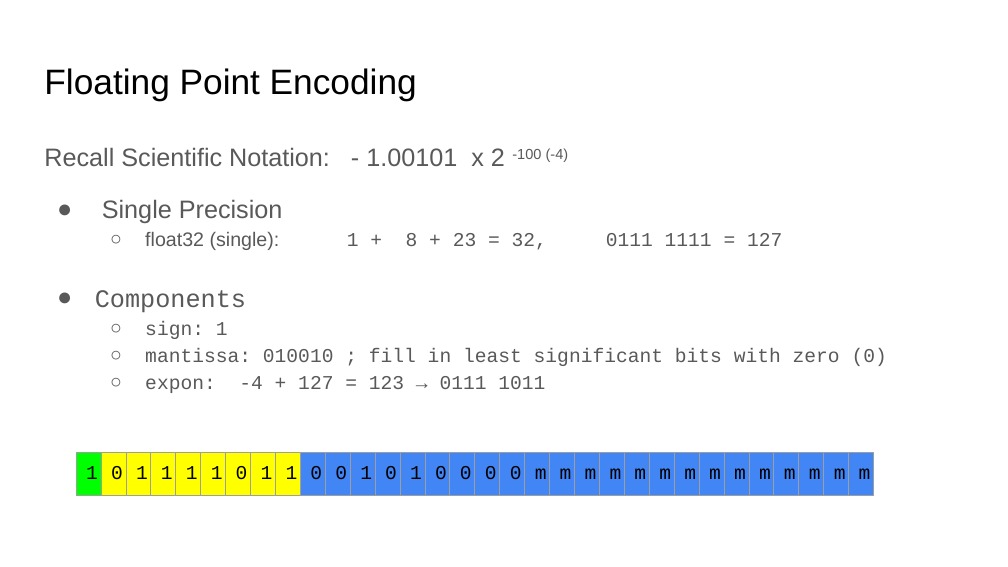
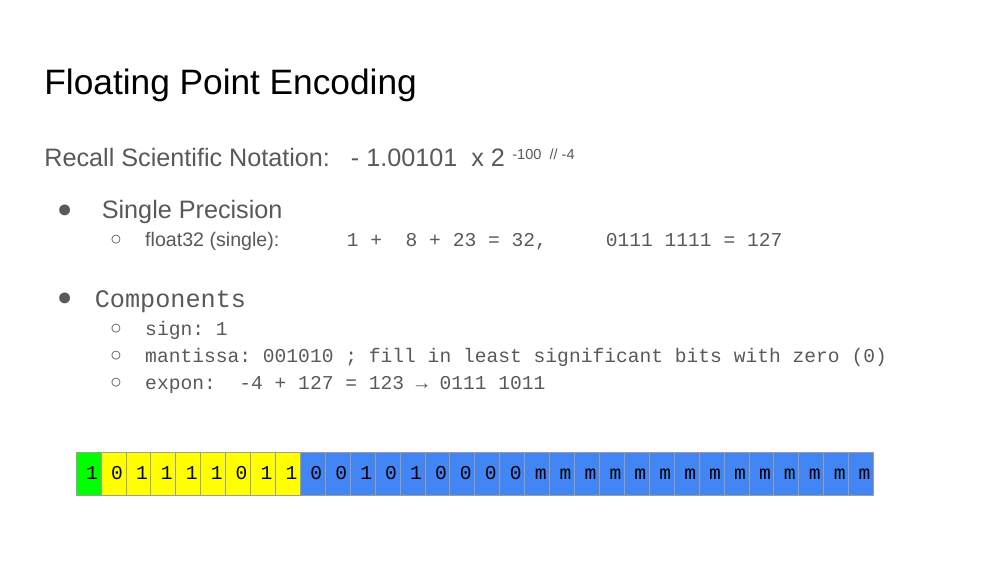
Before and after one commit to COMP122/comp122-s23, a slide deck: slide 6 of format-encodings/documents/ARCHIVE/floating-point-encoding.pptx. Drawn at 1008x567 pixels with LibreOffice and Linux fonts; fonts in the diff are those of the drawing. Boxes give left, top, right and bottom in pixels: in the first picture for what was removed or moved away, otherwise in the second. Text is boxed around its words. In the diff, an @@ line names an element or a change of style, - is before the commit and + after.

```diff
--- a/format-encodings/documents/ARCHIVE/floating-point-encoding.pptx
+++ b/format-encodings/documents/ARCHIVE/floating-point-encoding.pptx
@@ text at (44, 147, 575, 166): text changed @@
-Recall Scientific Notation: - 1.00101 x 2 -100 (-4)
+Recall Scientific Notation: - 1.00101 x 2 -100 // -4
@@ text at (145, 348, 887, 366): text changed @@
-  ○ mantissa: 010010 ; fill in least significant bits with zero (0)
+  ○ mantissa: 001010 ; fill in least significant bits with zero (0)
```
Also in this commit, not shown: 1 other slide changed, 5 other files.
